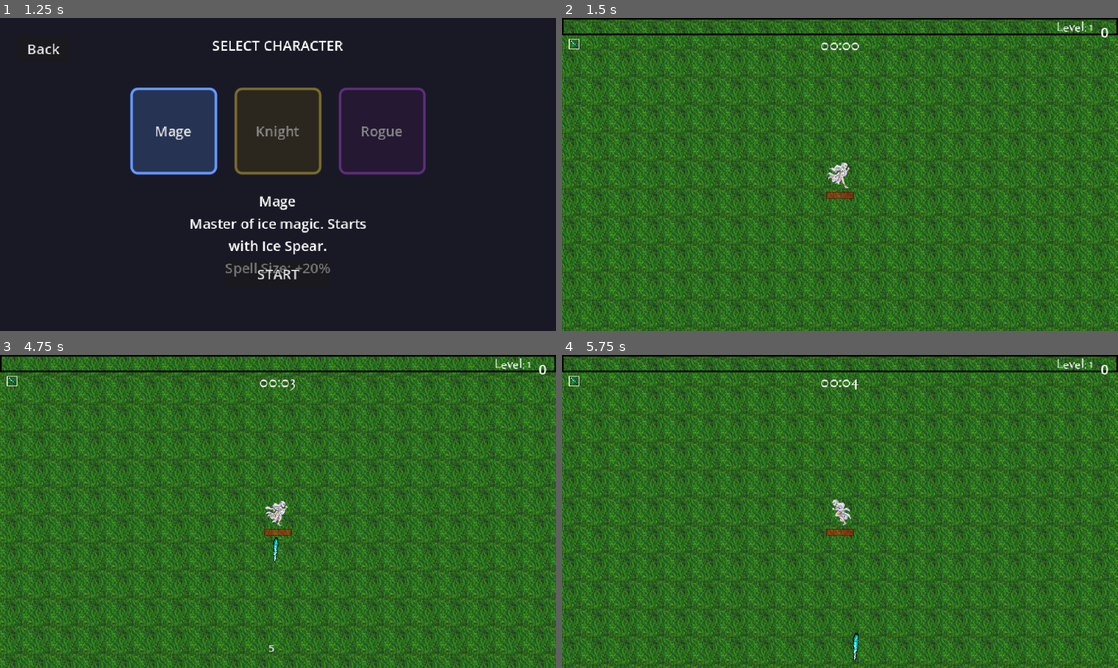
Above: before the commit, frames 1-4 (two rows, left to right).
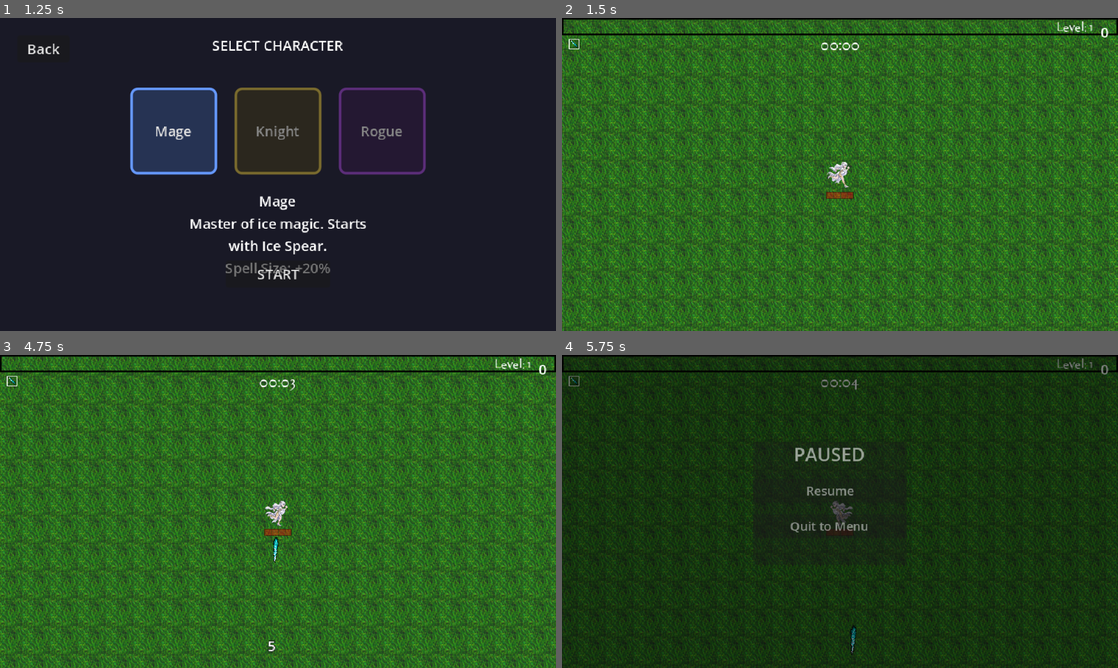
Above: after the commit, the same moments.

Repository: C-junior/ProjectKhaosSurvivors
Game: Godot game, scene res://TitleScreen/menu.tscn
Same seed, same stepped clock (60 frames per second), same inputs: the game is played once before the commit and once after it. Sound files missing from this copy of the repository are replaced by a short silence.
Inputs (mouse positions are in pixels of both pictures, inside the frame that each line leads up to):
- Up to frame 1 (1.25 s): click "Play" at 0.5 s
- Up to frame 2 (1.5 s): click "START" at 1.25 s
- Up to frame 3 (4.75 s): move the mouse to (400, 495) at 2.02 s; hold D (right) 2.03-2.78 s; click (400, 495) at 2.1 s; move the mouse to (166, 527) at 2.77 s; hold S (down) 2.78-3.53 s; click (166, 527) at 2.85 s; move the mouse to (333, 442) at 3.52 s; hold D (right) 3.53-4.28 s; click (333, 442) at 3.6 s; move the mouse to (250, 574) at 4.27 s; hold W (up) from 4.28 s (still down); click (250, 574) at 4.35 s
- Up to frame 4 (5.75 s): move the mouse to (1006, 558) at 5.02 s; release W (up) at 5.03 s; hold A (left) from 5.03 s (still down); click (1006, 558) at 5.1 s; tap Escape (pause, bound only after the commit) at 5.65 s

Frame 1 is identical in both runs. In frame 2, 12% of the frame differs, in the area x 0-100%, y 0-100%; in frame 3, less than 0.1%; in frame 4, 92%.

Commit message:
gdd and implementing phase 1 working

Diff:
--- /dev/null
+++ b/Player/GUI/pause_menu.gd
@@ -0,0 +1,54 @@
+extends CanvasLayer
+
+## Pause Menu - Press ESC to pause the game
+## Provides pause functionality with resume, options, and quit buttons
+
+signal resumed
+signal quit_to_menu
+
+@onready var panel = $Panel
+@onready var btn_resume = $Panel/VBoxContainer/BtnResume
+@onready var btn_menu = $Panel/VBoxContainer/BtnMenu
+
+var is_paused := false
+
+func _ready():
+	visible = false
+	process_mode = Node.PROCESS_MODE_ALWAYS  # Process even when paused
+
+	# Connect buttons
+	btn_resume.pressed.connect(_on_resume_pressed)
+	btn_menu.pressed.connect(_on_menu_pressed)
+
+func _input(event):
+	if event.is_action_pressed("pause"):
+		toggle_pause()
+
+func toggle_pause():
+	if get_tree().paused and not visible:
+		# Already paused by something else (like level-up), don't interfere
+		return
+
+	is_paused = !is_paused
+	get_tree().paused = is_paused
+	visible = is_paused
+
+	if is_paused:
+		# Animate panel in
+		panel.scale = Vector2(0.8, 0.8)
+		panel.modulate.a = 0.0
+		var tween = create_tween()
+		tween.set_parallel(true)
+		tween.tween_property(panel, "scale", Vector2.ONE, 0.2).set_ease(Tween.EASE_OUT)
+		tween.tween_property(panel, "modulate:a", 1.0, 0.15)
+
+func _on_resume_pressed():
+	toggle_pause()
+	emit_signal("resumed")
+
+func _on_menu_pressed():
+	is_paused = false
+	get_tree().paused = false
+	visible = false
+	emit_signal("quit_to_menu")
+	get_tree().change_scene_to_file("res://TitleScreen/menu.tscn")
--- /dev/null
+++ b/Player/GUI/pause_menu.tscn
@@ -0,0 +1,46 @@
+[gd_scene load_steps=2 format=3 uid="uid://dpausemenu001"]
+
+[ext_resource type="Script" uid="uid://cpausemenuscr" path="res://Player/GUI/pause_menu.gd" id="1_pause"]
+
+[node name="PauseMenu" type="CanvasLayer"]
+layer = 100
+script = ExtResource("1_pause")
+
+[node name="ColorRect" type="ColorRect" parent="."]
+anchors_preset = 15
+anchor_right = 1.0
+anchor_bottom = 1.0
+grow_horizontal = 2
+grow_vertical = 2
+color = Color(0, 0, 0, 0.5)
+
+[node name="Panel" type="PanelContainer" parent="."]
+anchors_preset = 8
+anchor_left = 0.5
+anchor_top = 0.5
+anchor_right = 0.5
+anchor_bottom = 0.5
+offset_left = -100.0
+offset_top = -80.0
+offset_right = 100.0
+offset_bottom = 80.0
+grow_horizontal = 2
+grow_vertical = 2
+
+[node name="VBoxContainer" type="VBoxContainer" parent="Panel"]
+layout_mode = 2
+theme_override_constants/separation = 15
+
+[node name="Label" type="Label" parent="Panel/VBoxContainer"]
+layout_mode = 2
+theme_override_font_sizes/font_size = 24
+text = "PAUSED"
+horizontal_alignment = 1
+
+[node name="BtnResume" type="Button" parent="Panel/VBoxContainer"]
+layout_mode = 2
+text = "Resume"
+
+[node name="BtnMenu" type="Button" parent="Panel/VBoxContainer"]
+layout_mode = 2
+text = "Quit to Menu"
--- a/Player/player.gd
+++ b/Player/player.gd
@@ -198,9 +198,22 @@
 	# Holy Cross, Fire Ring, and Lightning are updated in _physics_process
 
 func _on_hurt_box_hurt(damage, _angle, _knockback):
-	hp -= clamp(damage-armor, 1.0, 999.0)
+	var actual_damage = clamp(damage-armor, 1.0, 999.0)
+	hp -= actual_damage
 	healthBar.max_value = maxhp
 	healthBar.value = hp
+
+	# Screen shake on damage - intensity based on damage
+	var camera = get_viewport().get_camera_2d()
+	if camera and camera.has_method("shake"):
+		var shake_intensity = clamp(actual_damage * 1.5, 3.0, 10.0)
+		camera.shake(shake_intensity, 0.8)
+
+	# Flash red on damage
+	modulate = Color(1.5, 0.5, 0.5, 1.0)
+	var tween = create_tween()
+	tween.tween_property(self, "modulate", Color.WHITE, 0.15)
+
 	if hp <= 0:
 		death()
 
@@ -345,7 +358,7 @@
 	if experience_level < 20:
 		exp_cap = experience_level*5
 	elif experience_level < 40:
-		exp_cap + 95 * (experience_level-19)*8
+		exp_cap = 95 + (experience_level-19)*8
 	else:
 		exp_cap = 255 + (experience_level-39)*12
 
--- a/Player/player.tscn
+++ b/Player/player.tscn
@@ -14,6 +14,7 @@
 [ext_resource type="AudioStream" uid="uid://bnv76nm5171dn" path="res://Audio/SoundEffect/Victory.wav" id="10_rwm3p"]
 [ext_resource type="AudioStream" uid="uid://ca6physj6mqei" path="res://Audio/SoundEffect/Lose.ogg" id="11_28kfi"]
 [ext_resource type="PackedScene" uid="uid://b7c7gsdx2rkjm" path="res://Utility/basic_button.tscn" id="12_i8esf"]
+[ext_resource type="PackedScene" uid="uid://dpausemenu001" path="res://Player/GUI/pause_menu.tscn" id="13_pause"]
 
 [sub_resource type="CapsuleShape2D" id="CapsuleShape2D_nffdp"]
 radius = 4.0
@@ -247,6 +248,8 @@
 
 [node name="KillCounter" parent="GUILayer/GUI" instance=ExtResource("4_p5o4e")]
 layout_mode = 1
+
+[node name="PauseMenu" parent="." instance=ExtResource("13_pause")]
 
 [connection signal="hurt" from="HurtBox" to="." method="_on_hurt_box_hurt"]
 [connection signal="timeout" from="Attack/IceSpearTimer" to="." method="_on_ice_spear_timer_timeout"]
--- a/Utility/damage_number.gd
+++ b/Utility/damage_number.gd
@@ -6,27 +6,63 @@
 @export var damage_amount: int = 0
 @export var is_critical: bool = false
 @export var color: Color = Color.WHITE
+@export var damage_type: String = "normal"  # normal, fire, ice, lightning, healing
 
 var velocity := Vector2.ZERO
 var lifetime := 0.0
-var max_lifetime := 0.8
+var max_lifetime := 1.0
+var base_scale := Vector2.ONE
 
 func _ready():
 	# Random horizontal offset for variety
-	velocity = Vector2(randf_range(-30, 30), -80)
+	velocity = Vector2(randf_range(-40, 40), -100)
 
-	# Style based on damage type
+	# Color and scale based on damage type/amount
+	match damage_type:
+		"fire":
+			color = Color(1.0, 0.4, 0.1, 1.0)  # Orange
+		"ice":
+			color = Color(0.4, 0.8, 1.0, 1.0)  # Light blue
+		"lightning":
+			color = Color(0.9, 0.9, 0.2, 1.0)  # Yellow
+		"healing":
+			color = Color(0.3, 1.0, 0.3, 1.0)  # Green
+			velocity.y = -60  # Slower rise for heals
+		_:
+			# Scale color based on damage amount
+			if damage_amount >= 20:
+				color = Color(1.0, 0.8, 0.2, 1.0)  # Gold for big hits
+			elif damage_amount >= 10:
+				color = Color(1.0, 0.5, 0.2, 1.0)  # Orange for medium hits
+			else:
+				color = Color.WHITE
+
+	# Critical hit styling
 	if is_critical:
-		color = Color(1.0, 0.3, 0.1, 1.0)  # Red-orange for crits
-		scale = Vector2(1.5, 1.5)
+		color = Color(1.0, 0.2, 0.1, 1.0)  # Bright red for crits
+		base_scale = Vector2(1.8, 1.8)
+		velocity.y = -120  # Higher jump for crits
+		max_lifetime = 1.2  # Stay longer
+	else:
+		# Scale based on damage for non-crits
+		var scale_bonus = clamp(damage_amount / 30.0, 0.0, 0.5)
+		base_scale = Vector2.ONE * (1.0 + scale_bonus)
 
 	# Create label
 	var label = Label.new()
-	label.text = str(damage_amount)
+	if is_critical:
+		label.text = str(damage_amount) + "!"
+	else:
+		label.text = str(damage_amount)
 	label.horizontal_alignment = HORIZONTAL_ALIGNMENT_CENTER
 	label.vertical_alignment = VERTICAL_ALIGNMENT_CENTER
 	label.add_theme_color_override("font_color", color)
-	label.add_theme_font_size_override("font_size", 12 if not is_critical else 16)
+	label.add_theme_font_size_override("font_size", 14 if not is_critical else 20)
+
+	# Add outline for better visibility
+	label.add_theme_constant_override("outline_size", 2)
+	label.add_theme_color_override("font_outline_color", Color.BLACK)
+
 	add_child(label)
 
 	# Center the label
@@ -36,19 +72,29 @@
 	lifetime += delta
 
 	# Move upward with deceleration
-	velocity.y += 150 * delta  # Gravity
+	velocity.y += 200 * delta  # Gravity
+	velocity.x *= 0.98  # Horizontal drag
 	position += velocity * delta
 
-	# Fade out
-	var alpha = 1.0 - (lifetime / max_lifetime)
-	modulate.a = alpha
+	# Fade out (faster at the end)
+	var progress = lifetime / max_lifetime
+	if progress > 0.6:
+		var fade_progress = (progress - 0.6) / 0.4
+		modulate.a = 1.0 - fade_progress
 
-	# Scale pop effect
-	if lifetime < 0.1:
-		var t = lifetime / 0.1
-		scale = Vector2.ONE * (1.0 + 0.5 * (1.0 - t))
-		if is_critical:
-			scale *= 1.5
+	# Scale pop effect at start
+	if lifetime < 0.15:
+		var t = lifetime / 0.15
+		# Elastic pop: overshoot then settle
+		var pop = 1.0 + 0.4 * (1.0 - t) * sin(t * PI * 2)
+		scale = base_scale * pop
+	else:
+		scale = base_scale
+
+	# Slight shrink at end
+	if progress > 0.7:
+		var shrink = 1.0 - (progress - 0.7) * 0.5
+		scale = base_scale * shrink
 
 	if lifetime >= max_lifetime:
 		queue_free()
--- a/project.godot
+++ b/project.godot
@@ -57,6 +57,11 @@
 "events": [Object(InputEventMouseButton,"resource_local_to_scene":false,"resource_name":"","device":-1,"window_id":0,"a …(253 unchanged characters)…
 ]
 }
+pause={
+"deadzone": 0.5,
+"events": [Object(InputEventKey,"resource_local_to_scene":false,"resource_name":"","device":0,"window_id":0,"alt_pressed":false,"shift_pressed":false,"ctrl_pressed":false,"meta_pressed":false,"pressed":false,"keycode":0,"physical_keycode":4194305,"key_label":0,"unicode":0,"location":0,"echo":false,"script":null)
+]
+}
 
 [layer_names]
 
Not shown, added: Player/GUI/pause_menu.gd.uid
Not shown: 1 places in Player/player.tscn that only renumber resources
Not shown, added: GDD.md
